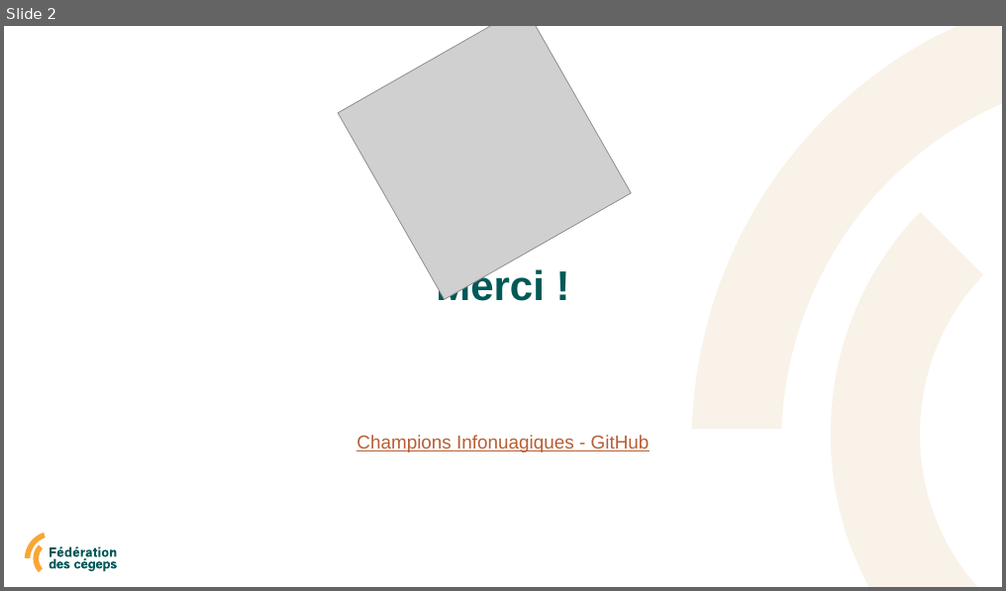
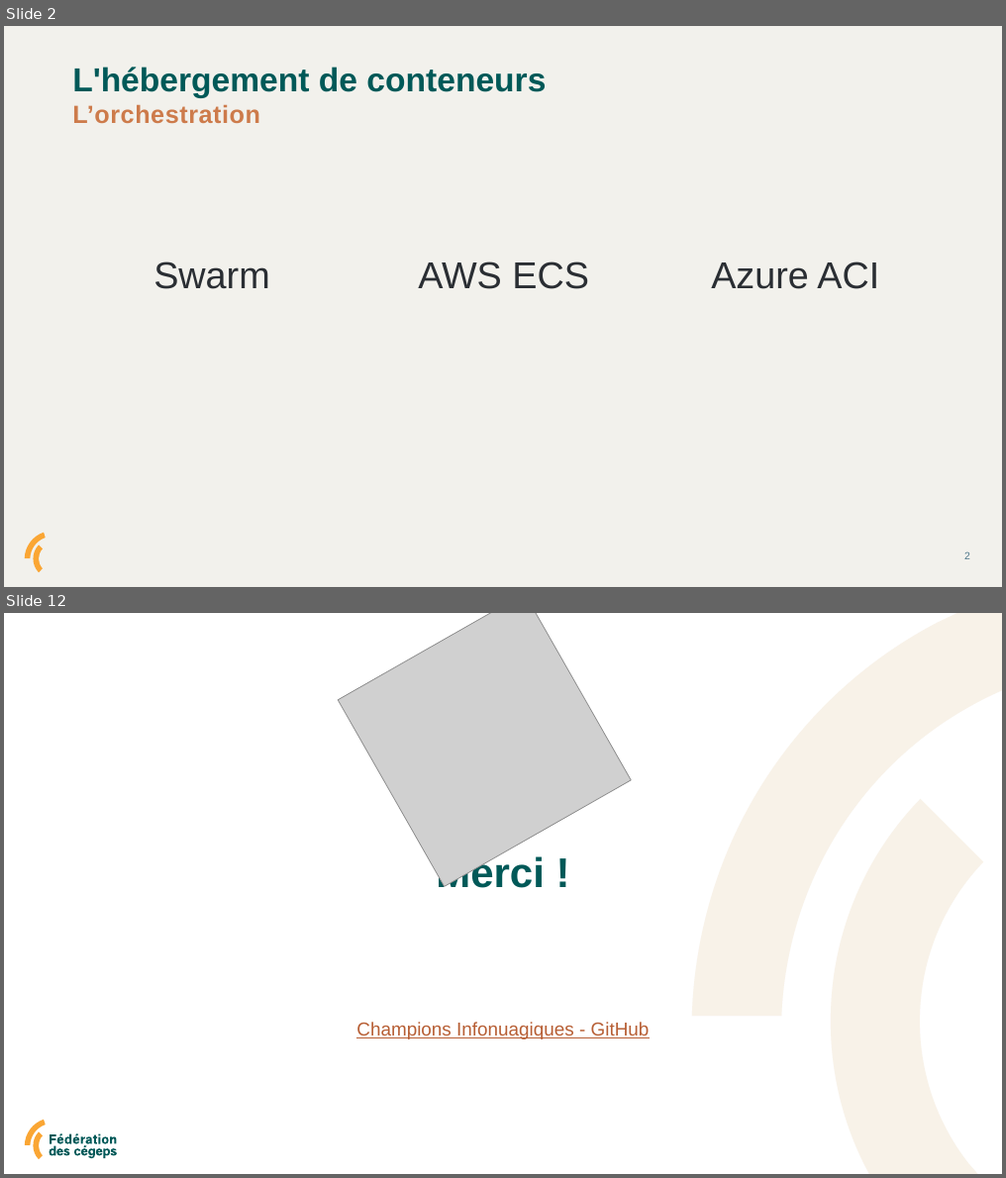
Before and after one commit to Champions-Infonuagiques/les-conteneurs---hebergement, a slide deck: doc/les conteneurs - hébergement.pptx. Shown one above the other, each under a label of ours: slide 2 before the commit, slides 2 and 12 after it; the slides between them are not shown. The pictures are 1006x591 and 1006x1178 pixels, drawn with LibreOffice and Linux fonts; fonts in the diff are those of the drawing; grey boxes stand for pictures. Boxes give left, top, right and bottom in pixels: in the first picture for what was removed or moved away, otherwise in the second. Text is boxed around its words. In the diff, an @@ line names an element or a change of style, - is before the commit and + after.

```diff
--- a/doc/les conteneurs - hébergement.pptx
+++ b/doc/les conteneurs - hébergement.pptx
@@ slide 2 added at box(4, 26, 1002, 587), background #F2F1EC; not listed: 1 template element that a slide beside it also shows @@
@@ title added at box(72, 67, 546, 98), 32 pt, text #005958, bold @@
+L'hébergement de conteneurs
@@ text added at box(72, 104, 260, 123), 24 pt, text #CD7B4B, bold @@
+L’orchestration
@@ text added at box(153, 262, 270, 289), 36 pt, text #2A2E33 @@
+Swarm
@@ text added at box(418, 262, 589, 289), 36 pt, text #2A2E33 @@
+AWS ECS
@@ text added at box(711, 262, 879, 289), 36 pt, text #2A2E33 @@
+Azure ACI
@@ freeform shape added at box(33, 546, 43, 573), fill #FAA634 @@
@@ page number added at box(964, 552, 970, 560), 10 pt, text #51798C @@
+2
@@ what was slide 2 is now slide 12 @@
```
Also in this commit, not shown: 9 other slides added, 1 other file.
